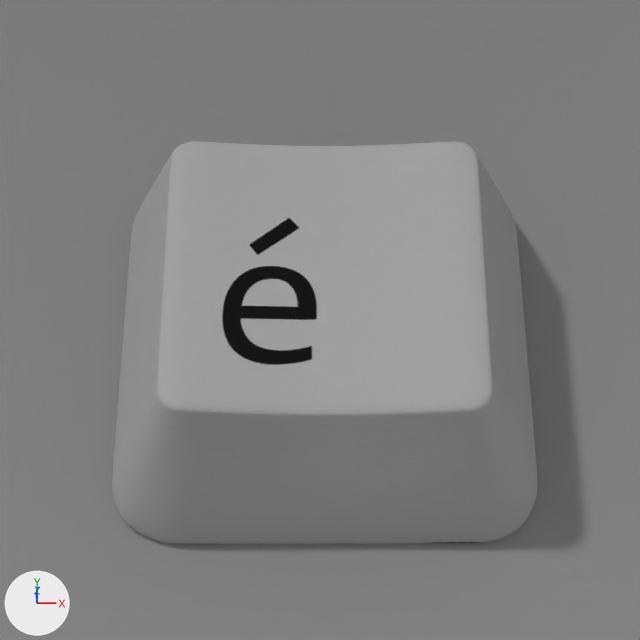
Before and after pictures for a commit that changed the Blender file apps/src/gnome-characters.blend.
Before and after are seen from the file's camera 'Camera'. Every picture has the same lights, and +X, +Y and +Z are marked at lower left.
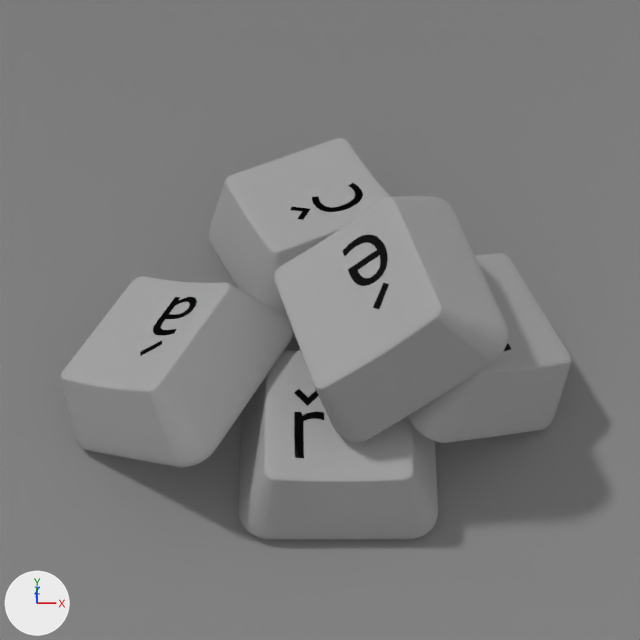
Commit message: / ‘apps/src/gnome-characters.blend’ / ‘apps/src/gnome-characters.blend1’

Location of each change, (x1, y1, x2, y2) in pixels of the pictures (640 x 640 px):
'Plane.002', surface changed, moved, turned, rescaled
    before: (112, 141, 538, 544)
    after: (274, 196, 508, 442)
'Plane.018', added
    after: (61, 276, 294, 468)
'Plane.003', added
    after: (239, 350, 438, 539)
'Plane.009', added
    after: (209, 138, 389, 317)
'Plane.008', added
    after: (407, 253, 572, 443)

The change, as a diff of the scene's bpy script:
```diff
--- a/apps/src/gnome-characters.blend.py
+++ b/apps/src/gnome-characters.blend.py
@@ mat_key_r @@
+mat_key_r = bpy.data.materials.new('key r')
+# colours: black #232323, grey #a5a5a5, black #000000, white #ffffff, light grey #bfbfbf, grey #b8b8b8
+# uses the picture img_key_r_png
@@ mat_key_c_001 @@
+mat_key_c_001 = bpy.data.materials.new('key c.001')
+# colours: black #232323, grey #a5a5a5, black #000000, white #ffffff, light grey #bfbfbf, grey #b7b7b7
+# uses the picture img_key_c_png
@@ mat_key_a_001 @@
+mat_key_a_001 = bpy.data.materials.new('key a.001')
+# colours: black #232323, grey #a5a5a5, black #000000, white #ffffff, light grey #bfbfbf, grey #b8b8b8
+# uses the picture img_key_a_png
@@ me_plane_006 @@
 me_plane_006.from_pydata(...)  # 166 vertices, 173 faces; spans x -1.01..1.0, y -1.0..1.0, z -0.03..0.82
 # used by ob_plane_002; location = (0.399, -0.502, 0.652); scale = (1.26, 1.26, 1.26)
+# me_plane_006 part 1: texture (UV) coordinates of 173 of 173 faces, centred in x -1.01..1.0, y -1.0..1.0, z -0.03..0.82, changed; they spanned u -0.28..1.25, v -0.23..1.03 and now span u -0.08..1.08, v -0.08..1.08
 me_plane_006.materials.append(mat_e)
@@ ob_plane_002 @@
 ob_plane_002 = bpy.data.objects.new('Plane.002', me_plane_006)
-ob_plane_002.location = (0.399, -0.502, 0.652)
-ob_plane_002.scale = (1.26, 1.26, 1.26)
+ob_plane_002.location = (0.792, -0.717, 1.466)
+ob_plane_002.rotation_euler = (0.0352, 0.566, 3.475)  # degrees (2, 32, 199)
+ob_plane_002.scale = (0.582, 0.582, 0.582)
 ob_plane_002.material_slots[0].link = 'OBJECT'; ob_plane_002.material_slots[0].material = mat_e
@@ ob_plane_003 @@
+ob_plane_003 = bpy.data.objects.new('Plane.003', me_plane_007)  # 166 vertices, 173 faces; spans x -1.01..1.0, y -1.0..1.0, z -0.03..0.82; modifiers SUBSURF
+ob_plane_003.location = (0.476, -1.167, 0.689)
+ob_plane_003.scale = (0.582, 0.582, 0.582)
@@ ob_plane_008 @@
+ob_plane_008 = bpy.data.objects.new('Plane.008', me_plane_012)  # 166 vertices, 173 faces; spans x -1.01..1.0, y -1.0..1.0, z -0.03..0.82; modifiers SUBSURF
+ob_plane_008.location = (1.144, -0.672, 0.945)
+ob_plane_008.rotation_euler = (0.0352, 0.566, 0.461)  # degrees (2, 32, 26)
+ob_plane_008.scale = (0.582, 0.582, 0.582)
@@ ob_plane_009 @@
+ob_plane_009 = bpy.data.objects.new('Plane.009', me_plane_021)  # 166 vertices, 173 faces; spans x -1.01..1.0, y -1.0..1.0, z -0.03..0.82; modifiers SUBSURF
+ob_plane_009.location = (0.346, 0.213, 0.797)
+ob_plane_009.rotation_euler = (0.0131, 0.287, 1.996)  # degrees (0.8, 16, 114)
+ob_plane_009.scale = (0.582, 0.582, 0.582)
+ob_plane_009.material_slots[0].link = 'OBJECT'; ob_plane_009.material_slots[0].material = mat_key_c_001
@@ ob_plane_018 @@
+ob_plane_018 = bpy.data.objects.new('Plane.018', me_plane_022)  # 166 vertices, 173 faces; spans x -1.01..1.0, y -1.0..1.0, z -0.03..0.82; modifiers SUBSURF
+ob_plane_018.location = (-0.45, -0.84, 0.916)
+ob_plane_018.rotation_euler = (0.0352, 0.566, 2.643)  # degrees (2, 32, 151)
+ob_plane_018.scale = (0.582, 0.582, 0.582)
+ob_plane_018.material_slots[0].link = 'OBJECT'; ob_plane_018.material_slots[0].material = mat_key_a_001
```
